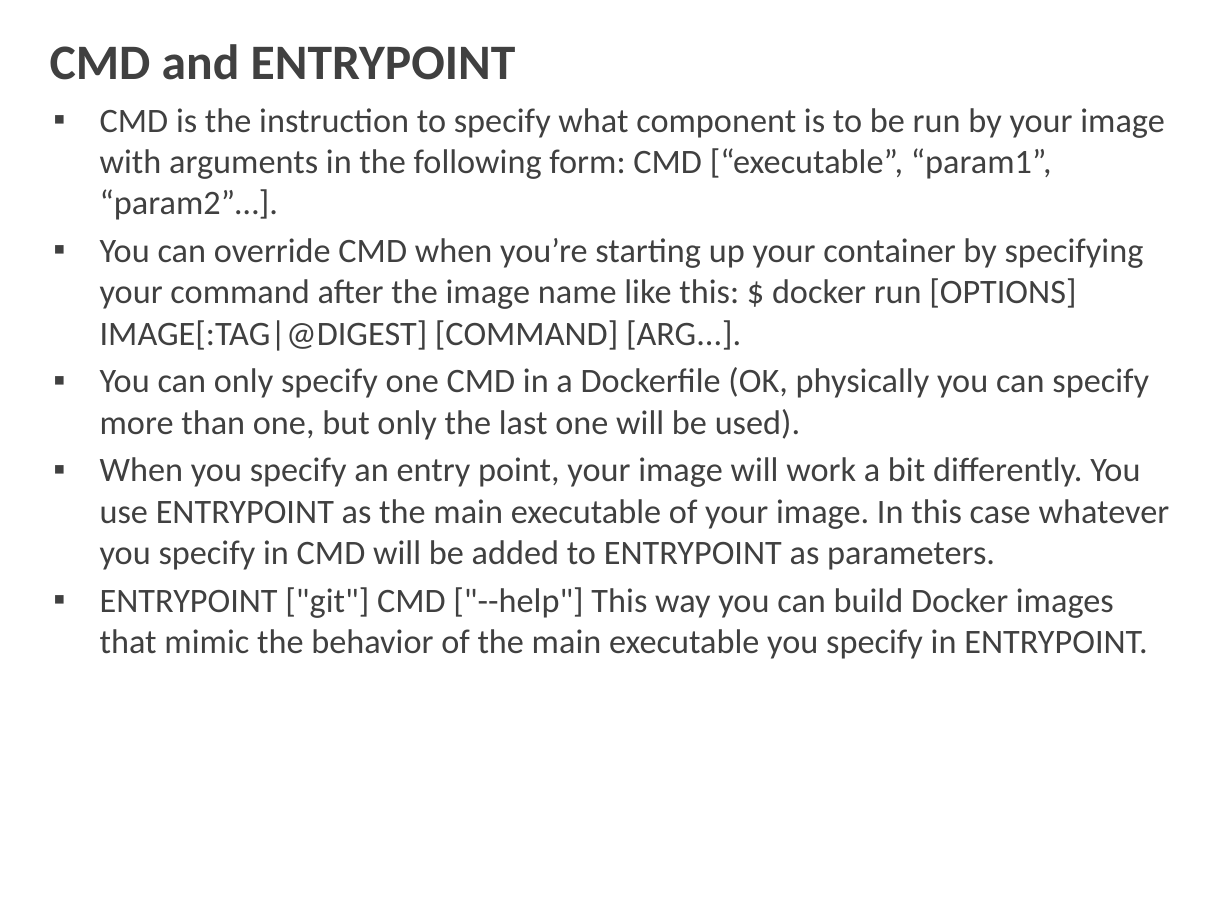
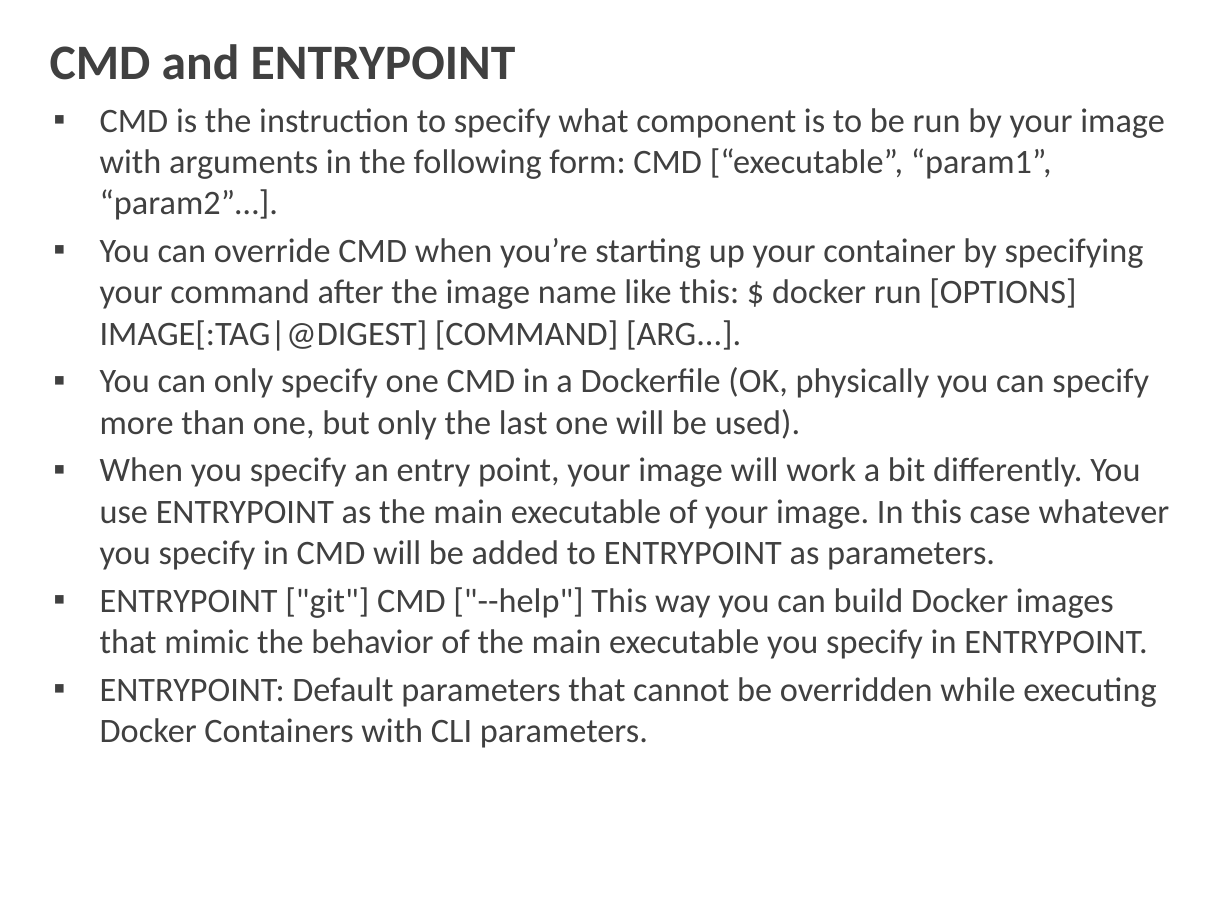
Before and after one commit to shalini06mittal/ConcertoTraining, a slide deck: slide 17 of ppts/Docker/3_Docker_Dockerfile.pptx. Drawn at 1232x924 pixels with LibreOffice and Linux fonts; fonts in the diff are those of the drawing; background and template pictures are left out. Boxes give left, top, right and bottom in pixels: in the first picture for what was removed or moved away, otherwise in the second. Text is boxed around its words. In the diff, an @@ line names an element or a change of style, - is before the commit and + after.

Commit message:
docker

```diff
--- a/ppts/Docker/3_Docker_Dockerfile.pptx
+++ b/ppts/Docker/3_Docker_Dockerfile.pptx
@@ text at [100,677,1156,748]: paragraph added @@
+▪ ENTRYPOINT: Default parameters that cannot be overridden while executing Docker Containers with CLI parameters.
```
Also in this commit, not shown: 1 other slide changed, 1 slide added, 56 other files.
